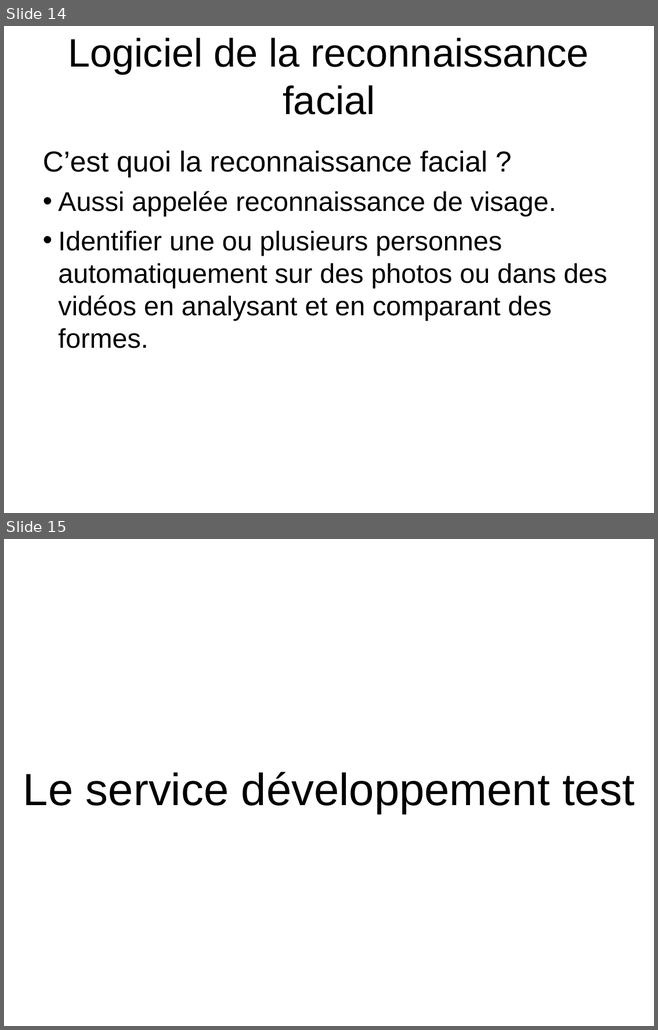
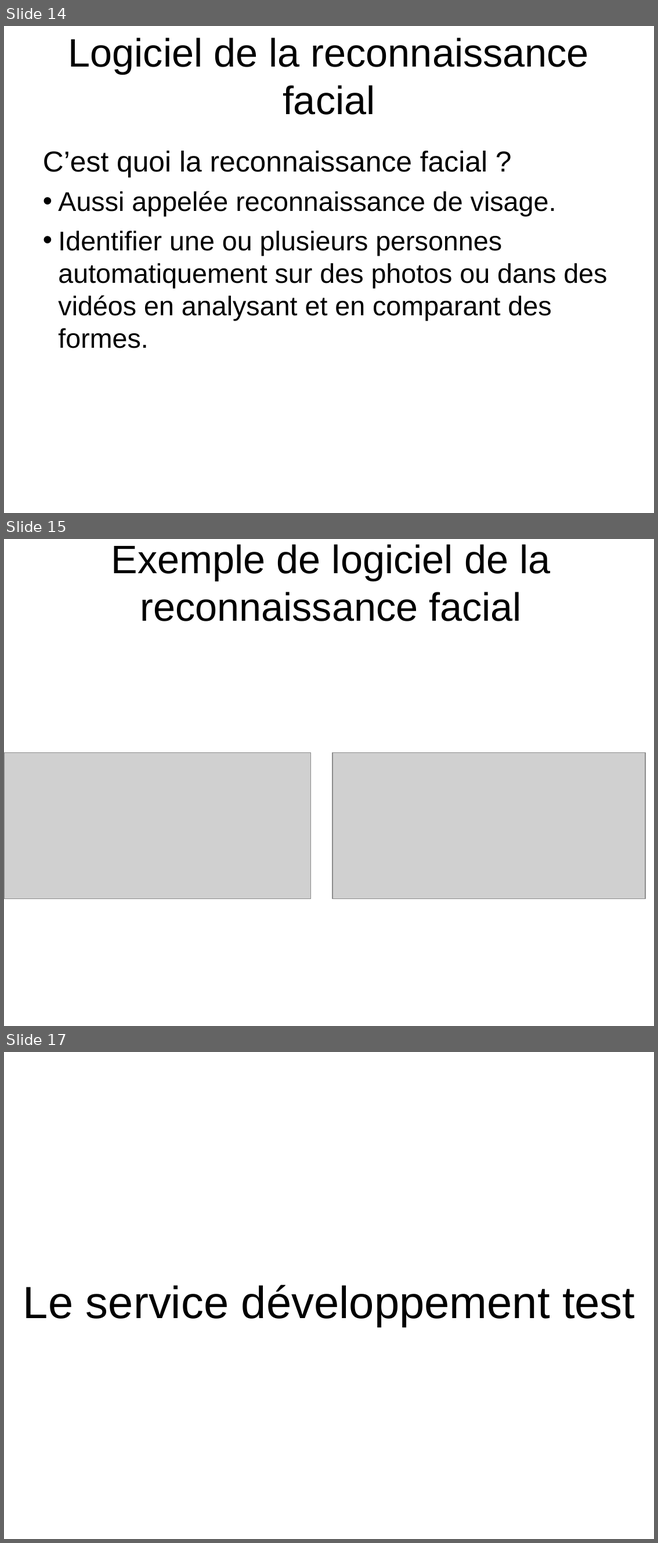
Before and after one commit to HabibAroua/Criminel_dep, a slide deck: documentation/presentation/P1/2734.ppt. Shown one above the other, each under a label of ours: slides 14 and 15 before the commit, slides 14, 15 and 17 after it; the slides between them are not shown. The pictures are 658x1030 and 658x1543 pixels, drawn with LibreOffice and Linux fonts; fonts in the diff are those of the drawing; grey boxes stand for pictures; background and template pictures are left out. Boxes give left, top, right and bottom in pixels: in the first picture for what was removed or moved away, otherwise in the second. Text is boxed around its words. In the diff, an @@ line names an element or a change of style, - is before the commit and + after.

```diff
--- a/documentation/presentation/P1/2734.ppt
+++ b/documentation/presentation/P1/2734.ppt
@@ slide 15 added at [4,539,654,1026], background picture (left out) @@
@@ title added at [111,544,550,621], 44 pt, text #000000 @@
+Exemple de logiciel de la reconnaissance facial
@@ picture added at [4,752,311,899] @@
@@ picture added at [332,752,644,899] @@
@@ what was slide 15 is now slide 17 @@
```
Also in this commit, not shown: 1 other slide added.
